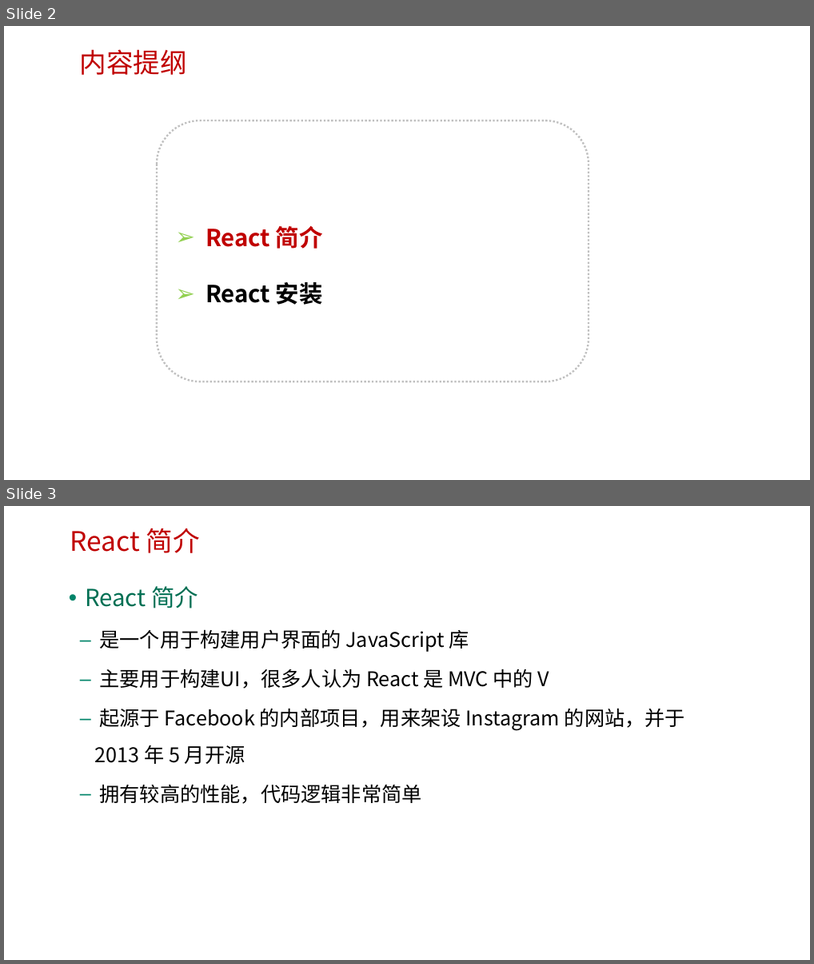
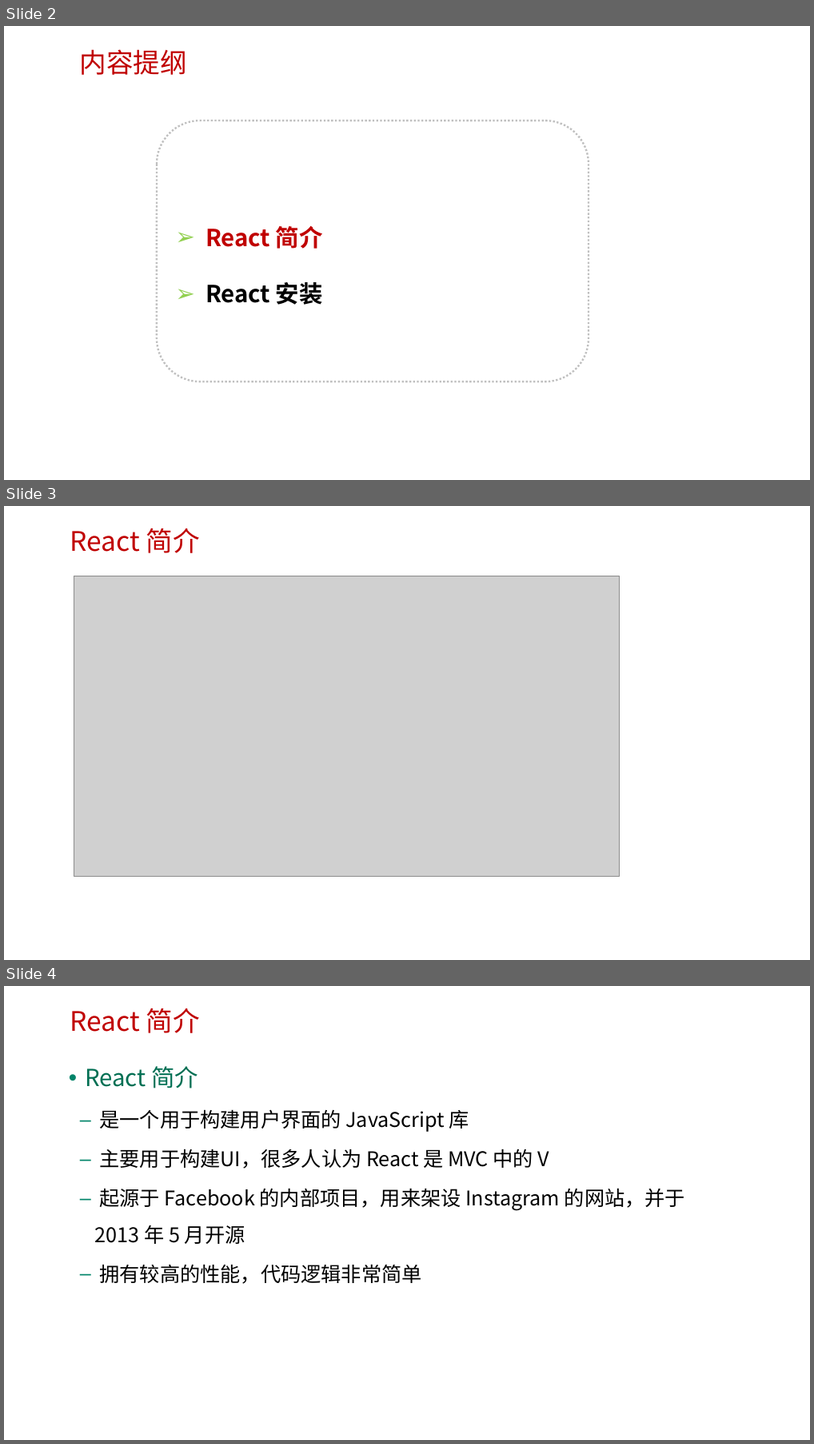
Before and after one commit to edu2act/course-react, a slide deck: materials/slides/ch01-React简介.pptx. Shown one above the other, each under a label of ours: slides 2 and 3 before the commit, slides 2, 3 and 4 after it. The pictures are 814x964 and 814x1444 pixels, drawn with LibreOffice and Linux fonts; fonts in the diff are those of the drawing; grey boxes stand for pictures; background and template pictures are left out. Boxes give left, top, right and bottom in pixels: in the first picture for what was removed or moved away, otherwise in the second. Text is boxed around its words. In the diff, an @@ line names an element or a change of style, - is before the commit and + after.

```diff
--- a/materials/slides/ch01-React简介.pptx
+++ b/materials/slides/ch01-React简介.pptx
@@ slide 3 added at [4,506,810,960], background picture (left out) @@
@@ text added at [70,528,200,553], 32 pt, text #C00000 @@
+React 简介
@@ picture added at [74,576,620,876] @@
@@ what was slide 3 is now slide 4 @@
```
Also in this commit, not shown: 1 slide changed, 1 other slide added, 3 other files.
